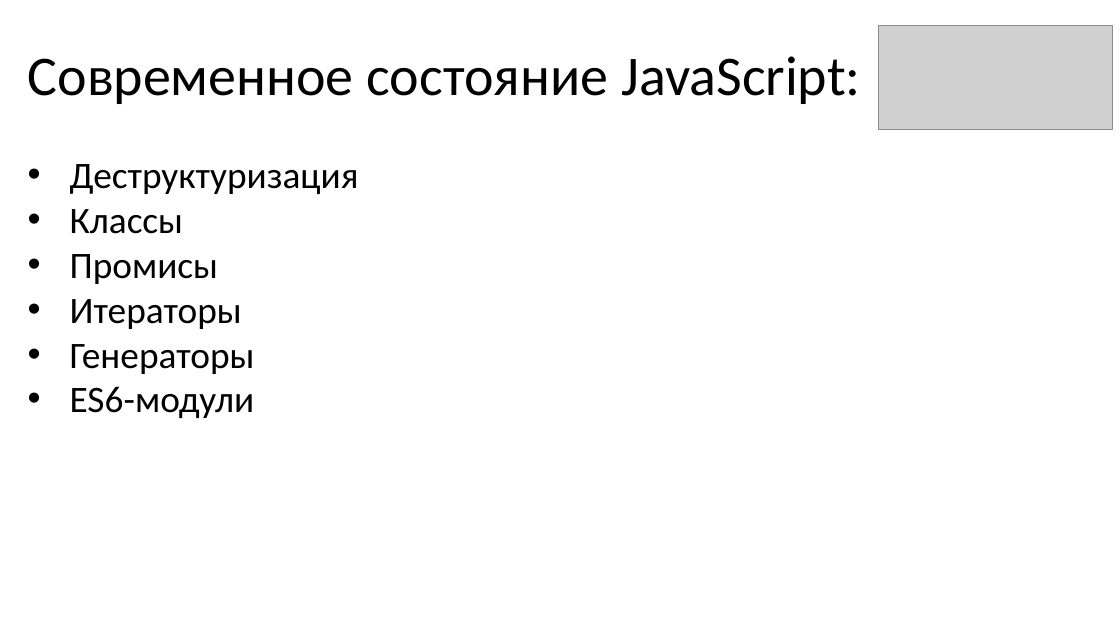
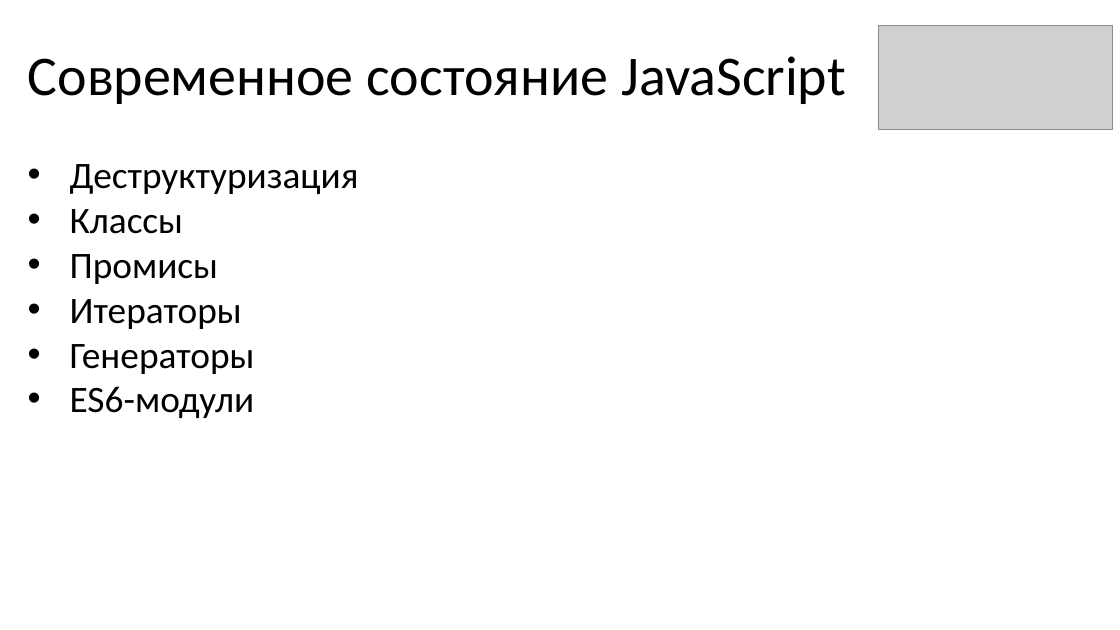
Before and after one commit to KOPTE3/modern-es, a slide deck: slide 6 of Modern ES.pptx. Drawn at 1120x630 pixels with LibreOffice and Linux fonts; fonts in the diff are those of the drawing; grey boxes stand for pictures. Boxes give left, top, right and bottom in pixels: in the first picture for what was removed or moved away, otherwise in the second. Text is boxed around its words. In the diff, an @@ line names an element or a change of style, - is before the commit and + after.

```diff
--- a/Modern ES.pptx
+++ b/Modern ES.pptx
@@ title at (28, 56, 845, 104): text changed @@
-Современное состояние JavaScript:
+Современное состояние JavaScript
```
Also in this commit, not shown: 5 other slides changed, 22 slides added, 1 slide removed.
